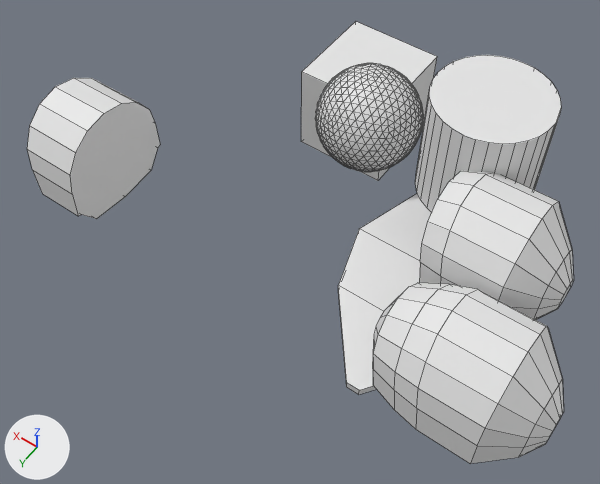
One commit to the Blender file Assets/Models/fruit1.blend: the scene before it, then after it.
Camera for both pictures: a 50 mm lens placed at (-5.58, 10.03, 10.83), pointed at (-0.31, 2.65, -0.76). Every picture has the same lights, and +X, +Y and +Z are marked at lower left. Mesh edges are drawn as thin lines.
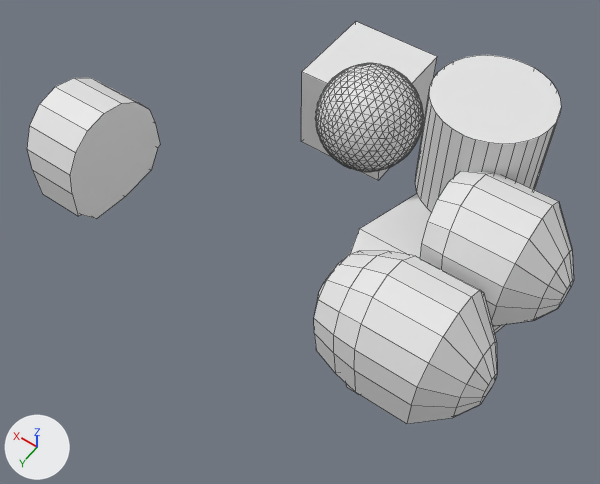
The change in detail:
me_cylinder_005 has 112 vertices, 98 faces and spans x -1.87..0.9, y -1.02..1.02, z -0.1..1.9.
me_cylinder_005 is used by ob_cylinder_005; location (-3.63, 3.95, -0.24).
me_cylinder_005 part 1: the whole mesh is moved by (1.0, 0.0, 0.0).

Boxes [x1, y1, x2, y2] around the edits, measured in the pictures (600 x 484 px):
'Cylinder.005', mesh moved
    before: [373, 283, 564, 464]
    after: [314, 251, 497, 424]
'Cube.001', unchanged, covered by the edit
    before: [338, 193, 432, 395]
    after: [346, 193, 506, 395]
